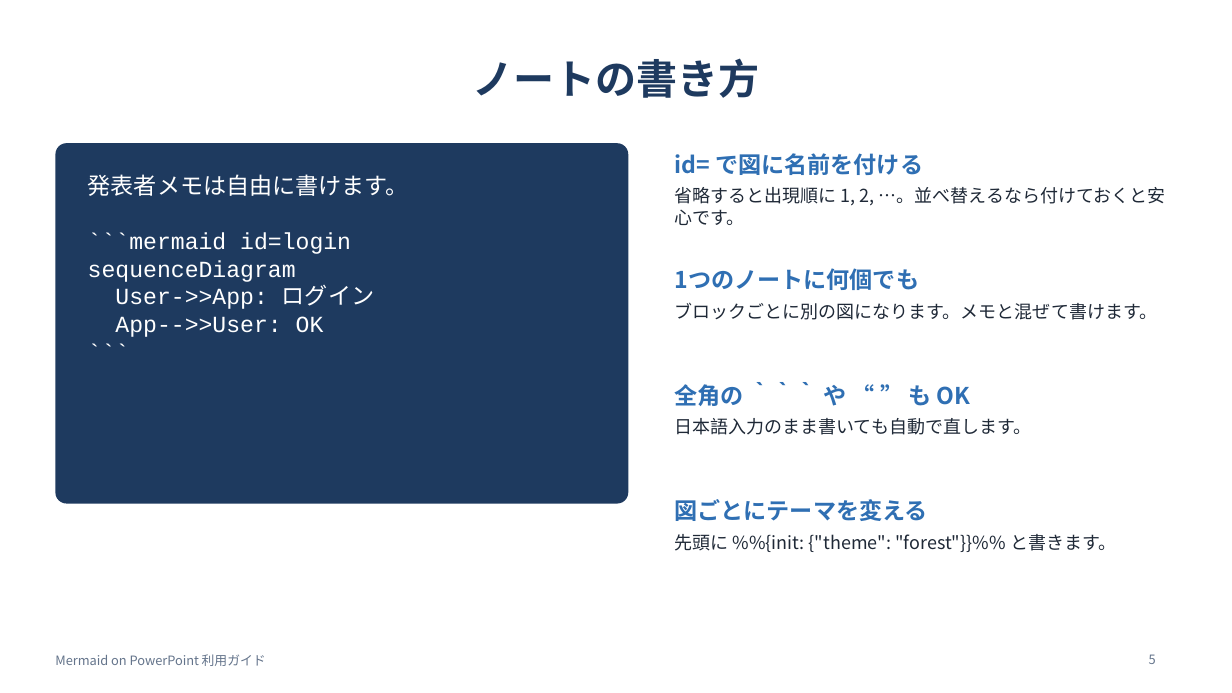
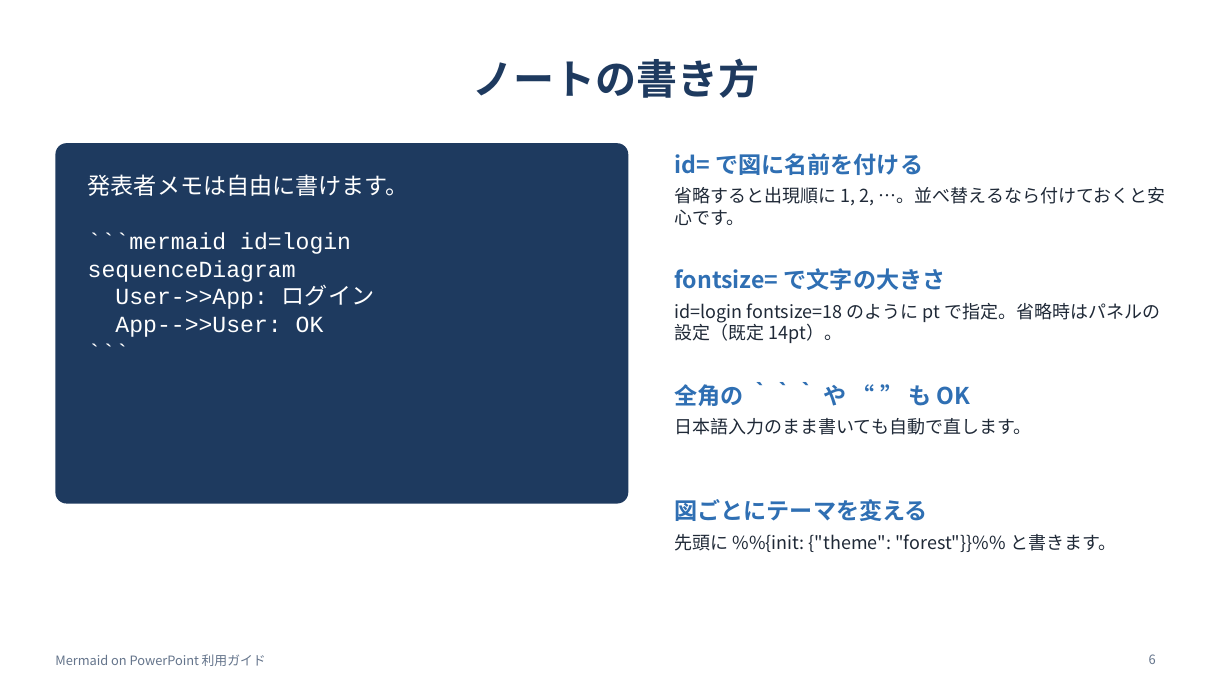
Before and after one commit to yoohey/mermaidOnPptx, a slide deck: slide 6 of site/guide.pptx (slide 5 before the commit). Drawn at 1232x693 pixels with LibreOffice and Linux fonts; fonts in the diff are those of the drawing. Boxes give left, top, right and bottom in pixels: in the first picture for what was removed or moved away, otherwise in the second. Text is boxed around its words. In the diff, an @@ line names an element or a change of style, - is before the commit and + after.

```diff
--- a/site/guide.pptx
+++ b/site/guide.pptx
@@ text at (674, 268, 946, 290): text changed @@
-1つのノートに何個でも
+fontsize= で文字の大きさ
@@ text at (674, 303, 1160, 343): text changed @@
-ブロックごとに別の図になります。メモと混ぜて書けます。
+id=login fontsize=18 のように pt で指定。省略時はパネルの設定（既定 14pt）。
@@ page number at (1149, 654, 1156, 664): text changed @@
-5
+6
```
Also in this commit, not shown: 4 other slides changed, 4 slides added, 28 other files.
